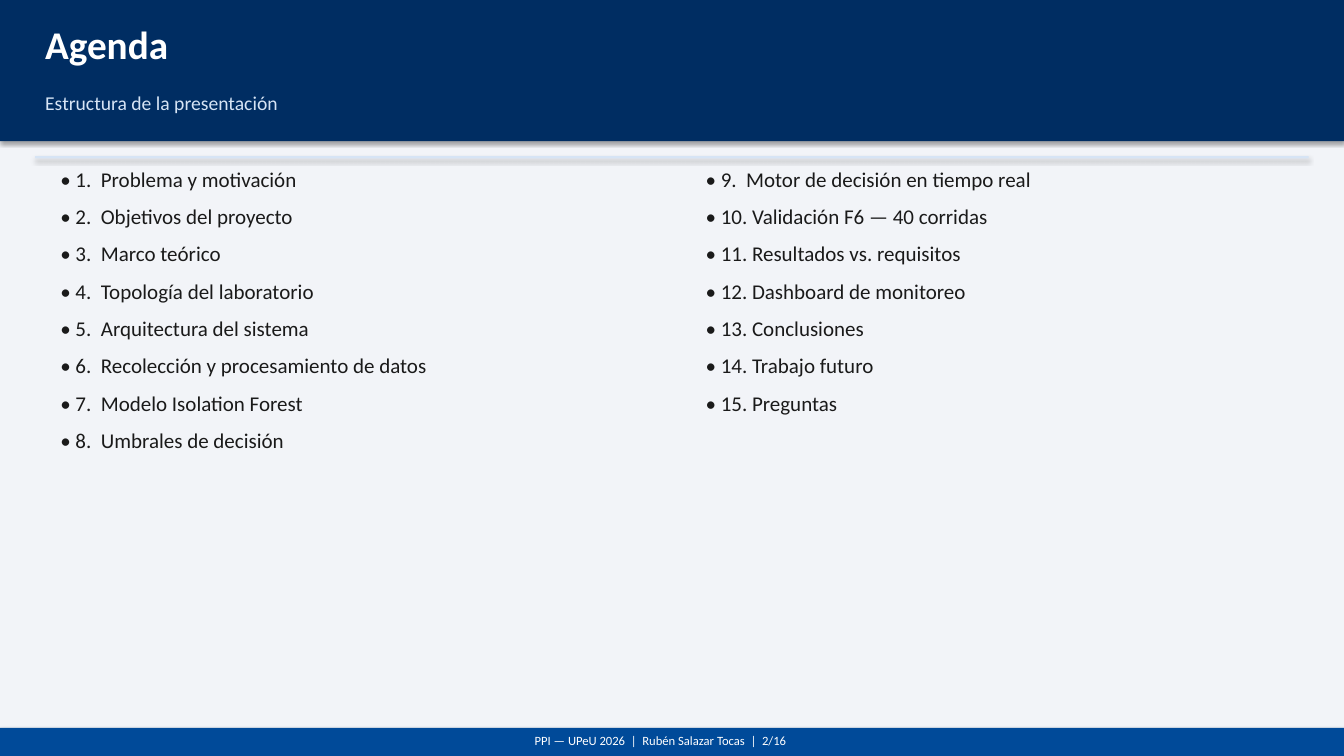
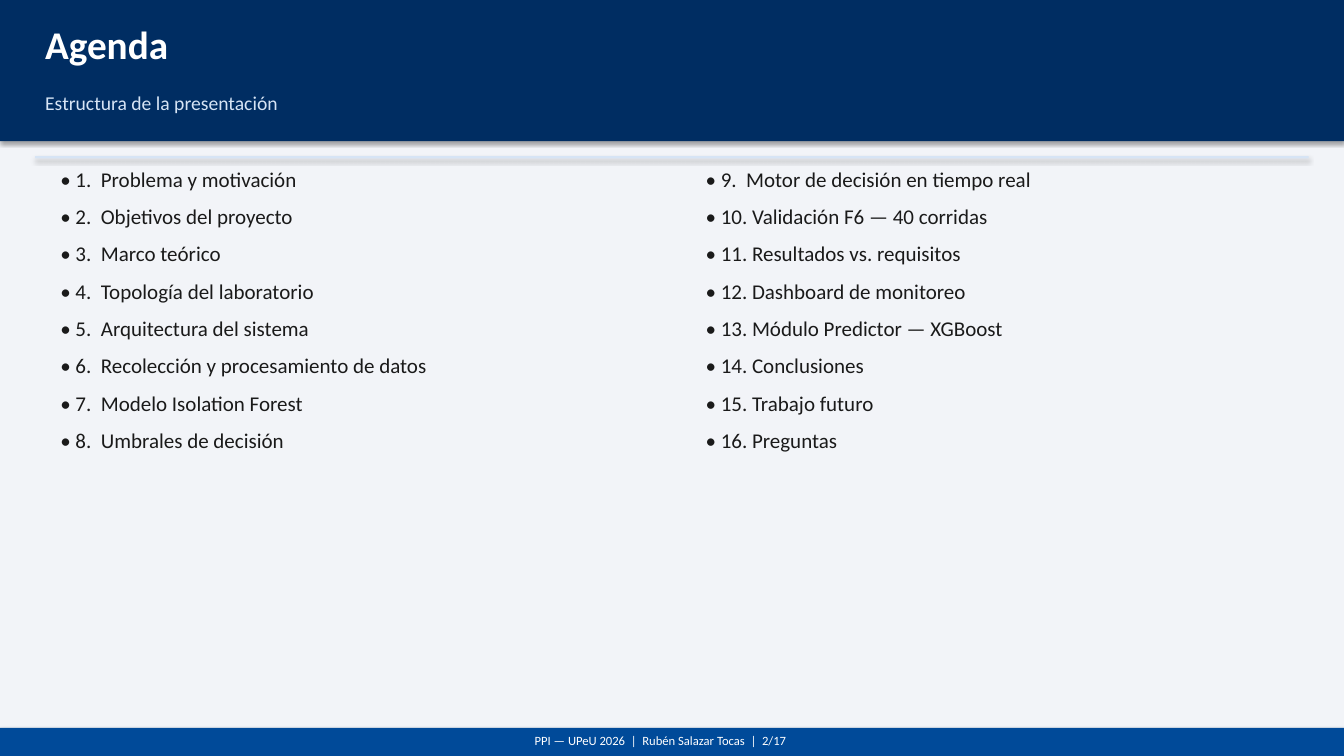
Before and after one commit to marksato13/PRODUCTO-_INGENIERL, a slide deck: slide 2 of results/slides_defensa_PPI_UPeU_2026.pptx. Drawn at 1344x756 pixels with LibreOffice and Linux fonts; fonts in the diff are those of the drawing. Boxes give left, top, right and bottom in pixels: in the first picture for what was removed or moved away, otherwise in the second. Text is boxed around its words. In the diff, an @@ line names an element or a change of style, - is before the commit and + after.

```diff
--- a/results/slides_defensa_PPI_UPeU_2026.pptx
+++ b/results/slides_defensa_PPI_UPeU_2026.pptx
@@ text at <box>721,321,1002,336</box>: text changed @@
-• 13. Conclusiones
+• 13. Módulo Predictor — XGBoost
@@ text at <box>721,358,864,373</box>: text changed @@
-• 14. Trabajo futuro
+• 14. Conclusiones
@@ text at <box>721,396,874,415</box>: text changed @@
-• 15. Preguntas
+• 15. Trabajo futuro
@@ text added at <box>721,433,837,452</box>, 15 pt, text #1A1A1A @@
+• 16. Preguntas
@@ text at <box>535,736,786,746</box>: text changed @@
-PPI — UPeU 2026 | Rubén Salazar Tocas | 2/16
+PPI — UPeU 2026 | Rubén Salazar Tocas | 2/17
```
Also in this commit, not shown: 14 other slides changed, 1 slide added, 2 other files.
